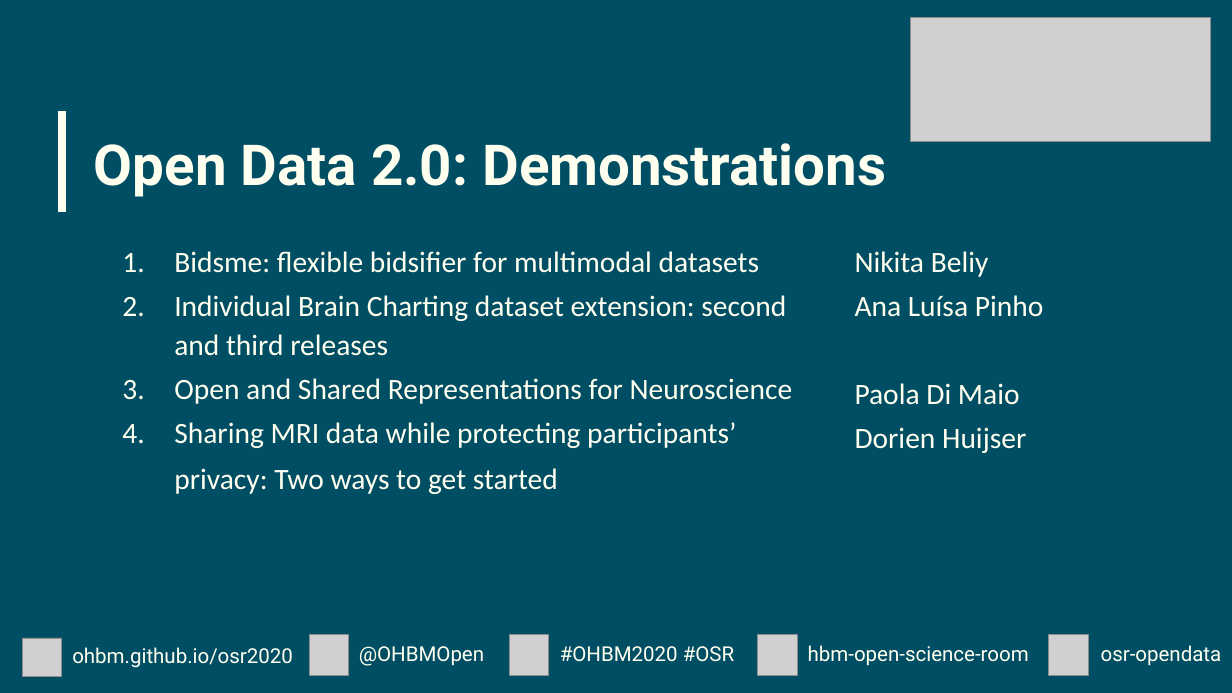
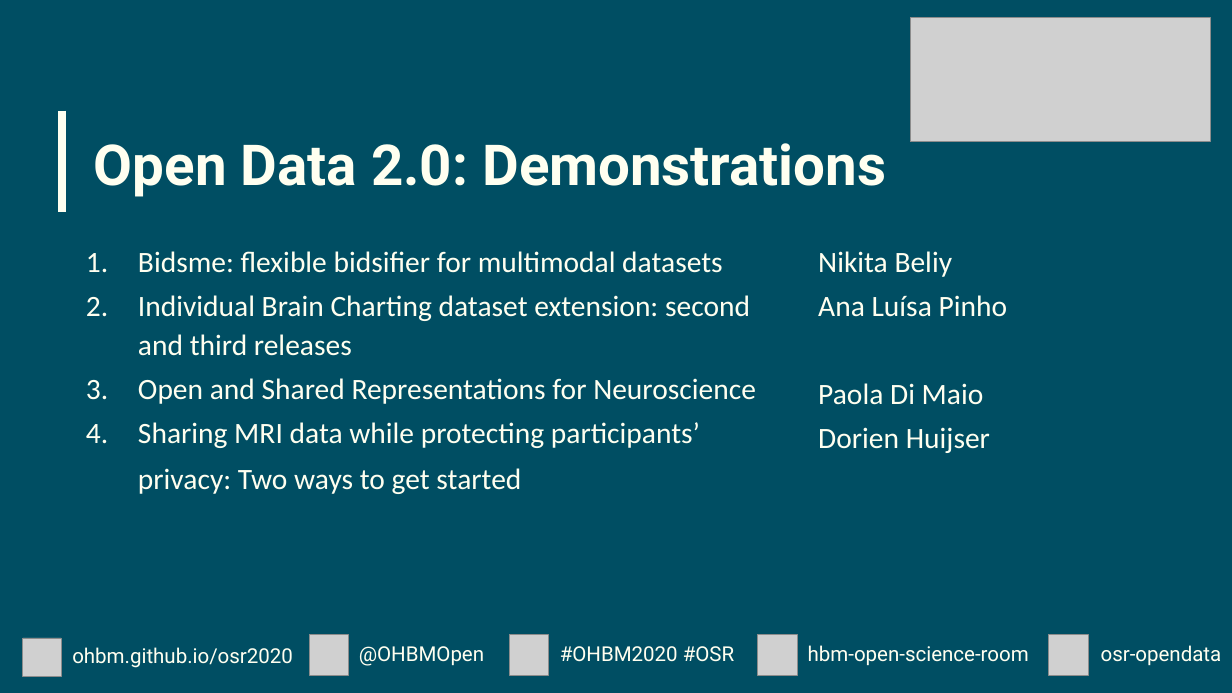
Before and after one commit to ohbm/osr2020, a slide deck: slide 17 of img/IntroSplashScreens.pptx. Drawn at 1232x693 pixels with LibreOffice and Linux fonts; fonts in the diff are those of the drawing; grey boxes stand for pictures. Boxes give left, top, right and bottom in pixels: in the first picture for what was removed or moved away, otherwise in the second. Text is boxed around its words. In the diff, an @@ line names an element or a change of style, - is before the commit and + after.

```diff
--- a/img/IntroSplashScreens.pptx
+++ b/img/IntroSplashScreens.pptx
@@ text "Bidsme: flexible bidsifier for multimodal ...": place and size @@
-text "Bidsme: flexible bidsifier for multimodal ..." at (174, 251, 793, 494)
+text "Bidsme: flexible bidsifier for multimodal ..." at (138, 251, 756, 494)
@@ text "Nikita Beliy": place and size @@
-text "Nikita Beliy" at (855, 251, 1044, 453)
+text "Nikita Beliy" at (818, 251, 1008, 453)
```
Also in this commit, not shown: 9 other slides changed, 3 slides added.
